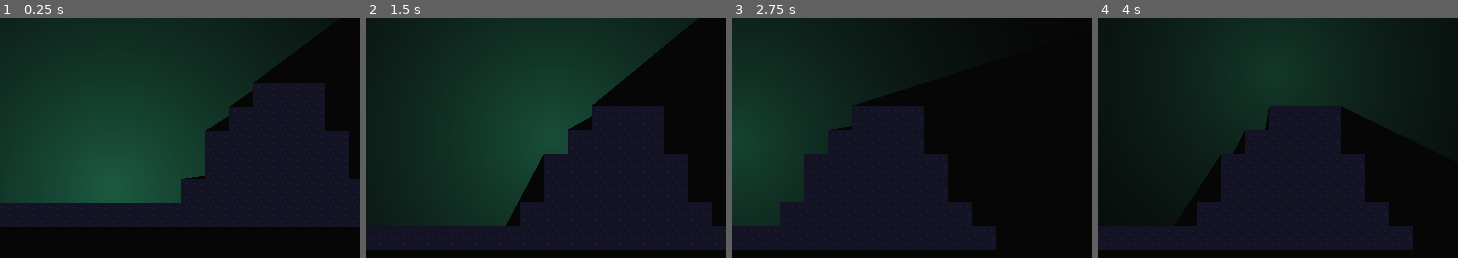
Above: before the commit, frames 1-4 (left to right).
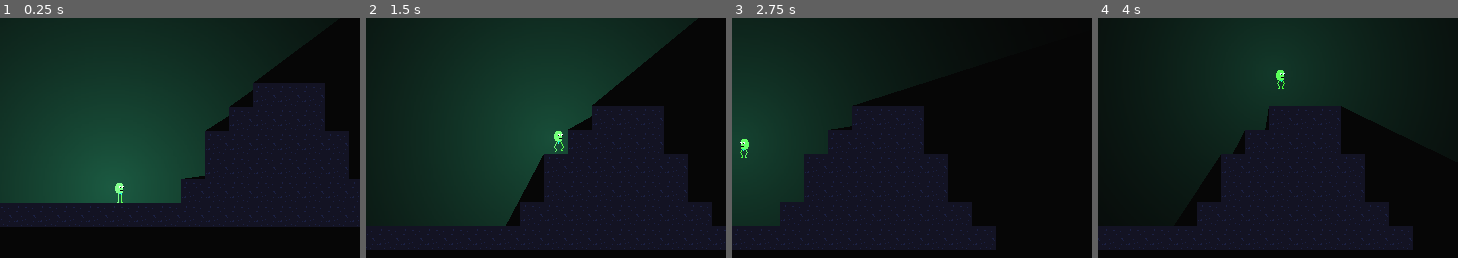
Above: after the commit, the same moments.

Repository: ToastedBrains/glow-me
Game: Godot game, scene res://src/levels/level_test/level_test.tscn
The game is run twice, just before and just after one commit, with the same random seed, the same clock (stepped at 60 frames per second) and the same inputs.
Inputs:
- Up to frame 1 (0.25 s): no input
- Up to frame 2 (1.5 s): tap Enter (ui_accept) at 0.5, 0.77 s; hold Right (ui_right) from 0.53 s (still down)
- Up to frame 3 (2.75 s): tap Enter (ui_accept) at 1.52 s; release Right (ui_right) at 2.03 s; hold Left (ui_left) from 2.03 s (still down)
- Up to frame 4 (4 s): release Left (ui_left) at 2.78 s; hold Right (ui_right) from 2.78 s (still down); tap Enter (ui_accept) at 3.02, 3.77 s
The pictures show only the part of the screen within x 33-83%, y 15-65%; the shares and areas given below are measured in that part.

The runs differ from the first frame. In frame 1, 0.1% of the frame differs, in the area x 31-35%, y 68-78%; in frame 2, 0.1%, in the area x 52-55%, y 47-56%; in frame 3, 0.1%; in frame 4, 0.1%.

Commit message:
Fixed player sprites sizes.

Diff:
--- a/src/player/player.gd
+++ b/src/player/player.gd
@@ -19,6 +19,7 @@
 		idle = LOAD
 	else:
 		idle = IDLE
+
 
 func shuffle_idle():
 	var joke = randi_range(1, 6)
--- a/src/player/player.tscn
+++ b/src/player/player.tscn
@@ -11,148 +11,148 @@
 [ext_resource type="Texture2D" uid="uid://do5poiqeuqvsr" path="res://assets/sprites/player/player_sleep.png" id="7_5s4ov"]
 [ext_resource type="Texture2D" uid="uid://uikdek6y8727" path="res://assets/sprites/player/player_throw_up.png" id="8_7dtu0"]
 
-[sub_resource type="AtlasTexture" id="AtlasTexture_o61k0"]
+[sub_resource type="AtlasTexture" id="AtlasTexture_ejxff"]
 atlas = ExtResource("2_w0uy7")
-region = Rect2(0, 0, 24, 24)
-
-[sub_resource type="AtlasTexture" id="AtlasTexture_g5y8g"]
+region = Rect2(0, 0, 36, 24)
+
+[sub_resource type="AtlasTexture" id="AtlasTexture_hvccr"]
 atlas = ExtResource("2_w0uy7")
-region = Rect2(24, 0, 24, 24)
-
-[sub_resource type="AtlasTexture" id="AtlasTexture_eevaj"]
+region = Rect2(36, 0, 36, 24)
+
+[sub_resource type="AtlasTexture" id="AtlasTexture_meo51"]
 atlas = ExtResource("2_w0uy7")
-region = Rect2(48, 0, 24, 24)
-
-[sub_resource type="AtlasTexture" id="AtlasTexture_u7f67"]
+region = Rect2(72, 0, 36, 24)
+
+[sub_resource type="AtlasTexture" id="AtlasTexture_tsl10"]
 atlas = ExtResource("2_w0uy7")
-region = Rect2(72, 0, 24, 24)
-
-[sub_resource type="AtlasTexture" id="AtlasTexture_l7vtr"]
+region = Rect2(108, 0, 36, 24)
+
+[sub_resource type="AtlasTexture" id="AtlasTexture_oawis"]
 atlas = ExtResource("3_geowu")
-region = Rect2(0, 0, 24, 24)
-
-[sub_resource type="AtlasTexture" id="AtlasTexture_kkckn"]
+region = Rect2(0, 0, 36, 24)
+
+[sub_resource type="AtlasTexture" id="AtlasTexture_rw325"]
 atlas = ExtResource("3_geowu")
-region = Rect2(24, 0, 24, 24)
-
-[sub_resource type="AtlasTexture" id="AtlasTexture_wailt"]
+region = Rect2(36, 0, 36, 24)
+
+[sub_resource type="AtlasTexture" id="AtlasTexture_ykxd1"]
 atlas = ExtResource("3_geowu")
-region = Rect2(48, 0, 24, 24)
-
-[sub_resource type="AtlasTexture" id="AtlasTexture_0em1n"]
+region = Rect2(72, 0, 36, 24)
+
+[sub_resource type="AtlasTexture" id="AtlasTexture_qitwb"]
 atlas = ExtResource("3_geowu")
-region = Rect2(72, 0, 24, 24)
-
-[sub_resource type="AtlasTexture" id="AtlasTexture_chmpo"]
+region = Rect2(108, 0, 36, 24)
+
+[sub_resource type="AtlasTexture" id="AtlasTexture_4luj3"]
 atlas = ExtResource("4_hamqi")
-region = Rect2(0, 0, 24, 24)
-
-[sub_resource type="AtlasTexture" id="AtlasTexture_uy3wo"]
+region = Rect2(0, 0, 36, 24)
+
+[sub_resource type="AtlasTexture" id="AtlasTexture_m8720"]
 atlas = ExtResource("4_hamqi")
-region = Rect2(24, 0, 24, 24)
-
-[sub_resource type="AtlasTexture" id="AtlasTexture_v31o6"]
+region = Rect2(36, 0, 36, 24)
+
+[sub_resource type="AtlasTexture" id="AtlasTexture_b7rsp"]
 atlas = ExtResource("4_hamqi")
-region = Rect2(48, 0, 24, 24)
-
-[sub_resource type="AtlasTexture" id="AtlasTexture_bakcv"]
+region = Rect2(72, 0, 36, 24)
+
+[sub_resource type="AtlasTexture" id="AtlasTexture_rea3j"]
 atlas = ExtResource("4_hamqi")
-region = Rect2(72, 0, 24, 24)
-
-[sub_resource type="AtlasTexture" id="AtlasTexture_c7sej"]
+region = Rect2(108, 0, 36, 24)
+
+[sub_resource type="AtlasTexture" id="AtlasTexture_honqt"]
 atlas = ExtResource("5_iek3k")
-region = Rect2(0, 0, 24, 24)
-
-[sub_resource type="AtlasTexture" id="AtlasTexture_gfdor"]
+region = Rect2(0, 0, 36, 24)
+
+[sub_resource type="AtlasTexture" id="AtlasTexture_r3qfy"]
 atlas = ExtResource("5_iek3k")
-region = Rect2(24, 0, 24, 24)
-
-[sub_resource type="AtlasTexture" id="AtlasTexture_bqhnv"]
+region = Rect2(36, 0, 36, 24)
+
+[sub_resource type="AtlasTexture" id="AtlasTexture_ek1tm"]
 atlas = ExtResource("5_iek3k")
-region = Rect2(48, 0, 24, 24)
-
-[sub_resource type="AtlasTexture" id="AtlasTexture_nc73h"]
+region = Rect2(72, 0, 36, 24)
+
+[sub_resource type="AtlasTexture" id="AtlasTexture_8316y"]
 atlas = ExtResource("5_iek3k")
-region = Rect2(72, 0, 24, 24)
-
-[sub_resource type="AtlasTexture" id="AtlasTexture_166ho"]
+region = Rect2(108, 0, 36, 24)
+
+[sub_resource type="AtlasTexture" id="AtlasTexture_7sete"]
 atlas = ExtResource("5_j0ret")
-region = Rect2(0, 0, 24, 24)
-
-[sub_resource type="AtlasTexture" id="AtlasTexture_mprrm"]
+region = Rect2(0, 0, 36, 24)
+
+[sub_resource type="AtlasTexture" id="AtlasTexture_x55o2"]
 atlas = ExtResource("5_j0ret")
-region = Rect2(24, 0, 24, 24)
-
-[sub_resource type="AtlasTexture" id="AtlasTexture_8twn8"]
+region = Rect2(36, 0, 36, 24)
+
+[sub_resource type="AtlasTexture" id="AtlasTexture_du1t8"]
 atlas = ExtResource("5_j0ret")
-region = Rect2(48, 0, 24, 24)
-
-[sub_resource type="AtlasTexture" id="AtlasTexture_e6kki"]
+region = Rect2(72, 0, 36, 24)
+
+[sub_resource type="AtlasTexture" id="AtlasTexture_e62km"]
 atlas = ExtResource("5_j0ret")
-region = Rect2(72, 0, 24, 24)
-
-[sub_resource type="AtlasTexture" id="AtlasTexture_epjvl"]
+region = Rect2(108, 0, 36, 24)
+
+[sub_resource type="AtlasTexture" id="AtlasTexture_bcscu"]
 atlas = ExtResource("6_fy6xu")
-region = Rect2(0, 0, 24, 24)
-
-[sub_resource type="AtlasTexture" id="AtlasTexture_25po1"]
+region = Rect2(0, 0, 36, 24)
+
+[sub_resource type="AtlasTexture" id="AtlasTexture_482ab"]
 atlas = ExtResource("6_fy6xu")
-region = Rect2(24, 0, 24, 24)
-
-[sub_resource type="AtlasTexture" id="AtlasTexture_jp64q"]
+region = Rect2(36, 0, 36, 24)
+
+[sub_resource type="AtlasTexture" id="AtlasTexture_b8stk"]
 atlas = ExtResource("6_fy6xu")
-region = Rect2(48, 0, 24, 24)
-
-[sub_resource type="AtlasTexture" id="AtlasTexture_vsamj"]
+region = Rect2(72, 0, 36, 24)
+
+[sub_resource type="AtlasTexture" id="AtlasTexture_fcyyv"]
 atlas = ExtResource("6_fy6xu")
-region = Rect2(72, 0, 24, 24)
-
-[sub_resource type="AtlasTexture" id="AtlasTexture_fao6k"]
+region = Rect2(108, 0, 36, 24)
+
+[sub_resource type="AtlasTexture" id="AtlasTexture_bf30a"]
 atlas = ExtResource("7_5s4ov")
-region = Rect2(0, 0, 24, 24)
-
-[sub_resource type="AtlasTexture" id="AtlasTexture_8pvu2"]
+region = Rect2(0, 0, 36, 24)
+
+[sub_resource type="AtlasTexture" id="AtlasTexture_jfmqp"]
 atlas = ExtResource("7_5s4ov")
-region = Rect2(24, 0, 24, 24)
-
-[sub_resource type="AtlasTexture" id="AtlasTexture_1yjpy"]
+region = Rect2(36, 0, 36, 24)
+
+[sub_resource type="AtlasTexture" id="AtlasTexture_6lgja"]
 atlas = ExtResource("7_5s4ov")
-region = Rect2(48, 0, 24, 24)
-
-[sub_resource type="AtlasTexture" id="AtlasTexture_j0get"]
+region = Rect2(72, 0, 36, 24)
+
+[sub_resource type="AtlasTexture" id="AtlasTexture_oia2x"]
 atlas = ExtResource("7_5s4ov")
-region = Rect2(72, 0, 24, 24)
-
-[sub_resource type="AtlasTexture" id="AtlasTexture_5ikcl"]
+region = Rect2(108, 0, 36, 24)
+
+[sub_resource type="AtlasTexture" id="AtlasTexture_mxcue"]
 atlas = ExtResource("8_7dtu0")
-region = Rect2(0, 0, 24, 24)
-
-[sub_resource type="AtlasTexture" id="AtlasTexture_pymkl"]
+region = Rect2(0, 0, 36, 24)
+
+[sub_resource type="AtlasTexture" id="AtlasTexture_5pj40"]
 atlas = ExtResource("8_7dtu0")
-region = Rect2(24, 0, 24, 24)
-
-[sub_resource type="AtlasTexture" id="AtlasTexture_1ttvg"]
+region = Rect2(36, 0, 36, 24)
+
+[sub_resource type="AtlasTexture" id="AtlasTexture_aoson"]
 atlas = ExtResource("8_7dtu0")
-region = Rect2(48, 0, 24, 24)
-
-[sub_resource type="AtlasTexture" id="AtlasTexture_6hcb7"]
+region = Rect2(72, 0, 36, 24)
+
+[sub_resource type="AtlasTexture" id="AtlasTexture_6x1ls"]
 atlas = ExtResource("8_7dtu0")
-region = Rect2(72, 0, 24, 24)
+region = Rect2(108, 0, 36, 24)
 
 [sub_resource type="SpriteFrames" id="SpriteFrames_c15v7"]
 animations = [{
 "frames": [{
 "duration": 1.0,
-"texture": SubResource("AtlasTexture_o61k0")
-}, {
-"duration": 1.0,
-"texture": SubResource("AtlasTexture_g5y8g")
-}, {
-"duration": 1.0,
-"texture": SubResource("AtlasTexture_eevaj")
-}, {
-"duration": 1.0,
-"texture": SubResource("AtlasTexture_u7f67")
+"texture": SubResource("AtlasTexture_ejxff")
+}, {
+"duration": 1.0,
+"texture": SubResource("AtlasTexture_hvccr")
+}, {
+"duration": 1.0,
+"texture": SubResource("AtlasTexture_meo51")
+}, {
+"duration": 1.0,
+"texture": SubResource("AtlasTexture_tsl10")
 }],
 "loop": true,
 "name": &"idle",
@@ -160,16 +160,16 @@
 }, {
 "frames": [{
 "duration": 1.0,
-"texture": SubResource("AtlasTexture_l7vtr")
-}, {
-"duration": 1.0,
-"texture": SubResource("AtlasTexture_kkckn")
-}, {
-"duration": 1.0,
-"texture": SubResource("AtlasTexture_wailt")
-}, {
-"duration": 1.0,
-"texture": SubResource("AtlasTexture_0em1n")
+"texture": SubResource("AtlasTexture_oawis")
+}, {
+"duration": 1.0,
+"texture": SubResource("AtlasTexture_rw325")
+}, {
+"duration": 1.0,
+"texture": SubResource("AtlasTexture_ykxd1")
+}, {
+"duration": 1.0,
+"texture": SubResource("AtlasTexture_qitwb")
 }],
 "loop": true,
 "name": &"idle_low",
@@ -177,16 +177,16 @@
 }, {
 "frames": [{
 "duration": 1.0,
-"texture": SubResource("AtlasTexture_chmpo")
-}, {
-"duration": 1.0,
-"texture": SubResource("AtlasTexture_uy3wo")
-}, {
-"duration": 1.0,
-"texture": SubResource("AtlasTexture_v31o6")
-}, {
-"duration": 10.0,
-"texture": SubResource("AtlasTexture_bakcv")
+"texture": SubResource("AtlasTexture_4luj3")
+}, {
+"duration": 1.0,
+"texture": SubResource("AtlasTexture_m8720")
+}, {
+"duration": 1.0,
+"texture": SubResource("AtlasTexture_b7rsp")
+}, {
+"duration": 1.0,
+"texture": SubResource("AtlasTexture_rea3j")
 }],
 "loop": true,
 "name": &"jump",
@@ -194,16 +194,16 @@
 }, {
 "frames": [{
 "duration": 1.0,
-"texture": SubResource("AtlasTexture_c7sej")
-}, {
-"duration": 1.0,
-"texture": SubResource("AtlasTexture_gfdor")
-}, {
-"duration": 1.0,
-"texture": SubResource("AtlasTexture_bqhnv")
-}, {
-"duration": 1.0,
-"texture": SubResource("AtlasTexture_nc73h")
+"texture": SubResource("AtlasTexture_honqt")
+}, {
+"duration": 1.0,
+"texture": SubResource("AtlasTexture_r3qfy")
+}, {
+"duration": 1.0,
+"texture": SubResource("AtlasTexture_ek1tm")
+}, {
+"duration": 1.0,
+"texture": SubResource("AtlasTexture_8316y")
 }],
 "loop": true,
 "name": &"load",
@@ -211,16 +211,16 @@
 }, {
 "frames": [{
 "duration": 1.0,
-"texture": SubResource("AtlasTexture_166ho")
-}, {
-"duration": 1.0,
-"texture": SubResource("AtlasTexture_mprrm")
-}, {
-"duration": 1.0,
-"texture": SubResource("AtlasTexture_8twn8")
-}, {
-"duration": 1.0,
-"texture": SubResource("AtlasTexture_e6kki")
+"texture": SubResource("AtlasTexture_7sete")
+}, {
+"duration": 1.0,
+"texture": SubResource("AtlasTexture_x55o2")
+}, {
+"duration": 1.0,
+"texture": SubResource("AtlasTexture_du1t8")
+}, {
+"duration": 1.0,
+"texture": SubResource("AtlasTexture_e62km")
 }],
 "loop": true,
 "name": &"pee",
@@ -228,16 +228,16 @@
 }, {
 "frames": [{
 "duration": 1.0,
-"texture": SubResource("AtlasTexture_epjvl")
-}, {
-"duration": 1.0,
-"texture": SubResource("AtlasTexture_25po1")
-}, {
-"duration": 1.0,
-"texture": SubResource("AtlasTexture_jp64q")
-}, {
-"duration": 1.0,
-"texture": SubResource("AtlasTexture_vsamj")
+"texture": SubResource("AtlasTexture_bcscu")
+}, {
+"duration": 1.0,
+"texture": SubResource("AtlasTexture_482ab")
+}, {
+"duration": 1.0,
+"texture": SubResource("AtlasTexture_b8stk")
+}, {
+"duration": 1.0,
+"texture": SubResource("AtlasTexture_fcyyv")
 }],
 "loop": true,
 "name": &"run",
@@ -245,16 +245,16 @@
 }, {
 "frames": [{
 "duration": 1.0,
-"texture": SubResource("AtlasTexture_fao6k")
-}, {
-"duration": 1.0,
-"texture": SubResource("AtlasTexture_8pvu2")
-}, {
-"duration": 1.0,
-"texture": SubResource("AtlasTexture_1yjpy")
-}, {
-"duration": 1.0,
-"texture": SubResource("AtlasTexture_j0get")
+"texture": SubResource("AtlasTexture_bf30a")
+}, {
+"duration": 1.0,
+"texture": SubResource("AtlasTexture_jfmqp")
+}, {
+"duration": 1.0,
+"texture": SubResource("AtlasTexture_6lgja")
+}, {
+"duration": 1.0,
+"texture": SubResource("AtlasTexture_oia2x")
 }],
 "loop": true,
 "name": &"sleep",
@@ -262,16 +262,16 @@
 }, {
 "frames": [{
 "duration": 1.0,
-"texture": SubResource("AtlasTexture_5ikcl")
-}, {
-"duration": 1.0,
-"texture": SubResource("AtlasTexture_pymkl")
-}, {
-"duration": 1.0,
-"texture": SubResource("AtlasTexture_1ttvg")
-}, {
-"duration": 1.0,
-"texture": SubResource("AtlasTexture_6hcb7")
+"texture": SubResource("AtlasTexture_mxcue")
+}, {
+"duration": 1.0,
+"texture": SubResource("AtlasTexture_5pj40")
+}, {
+"duration": 1.0,
+"texture": SubResource("AtlasTexture_aoson")
+}, {
+"duration": 1.0,
+"texture": SubResource("AtlasTexture_6x1ls")
 }],
 "loop": true,
 "name": &"throw_up",
@@ -286,9 +286,8 @@
 
 [node name="AnimatedSprite2D" type="AnimatedSprite2D" parent="."]
 sprite_frames = SubResource("SpriteFrames_c15v7")
-animation = &"load"
+animation = &"throw_up"
 autoplay = "idle"
-offset = Vector2(6, 0)
 
 [node name="CollisionShape2D" type="CollisionShape2D" parent="."]
 shape = SubResource("RectangleShape2D_p3duk")
